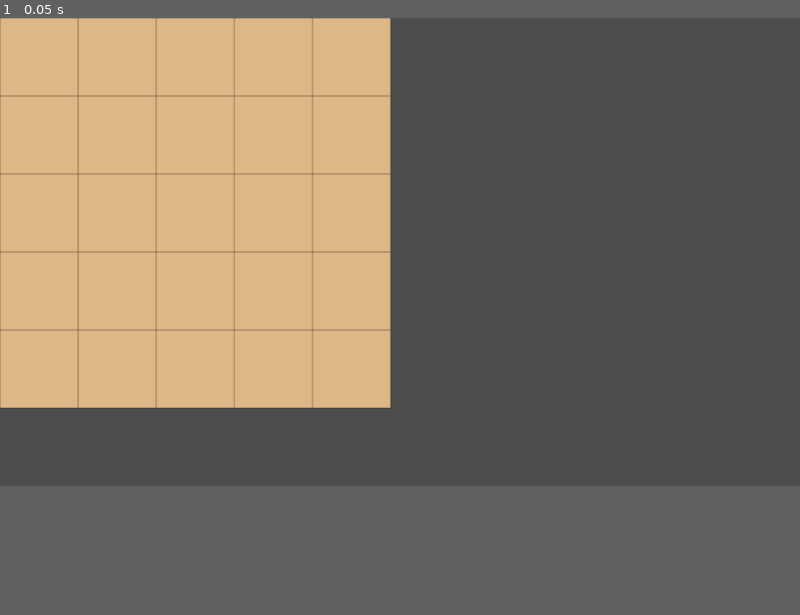
Above: before the commit, frame 1.
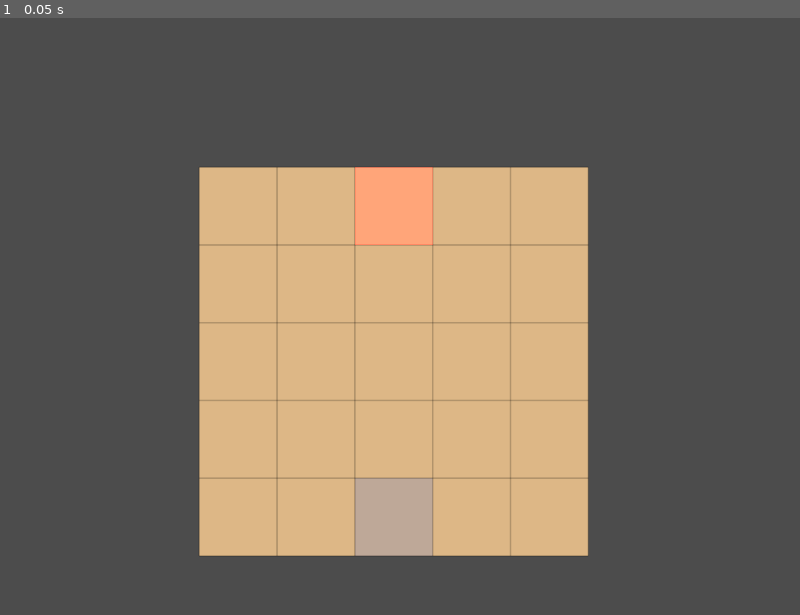
Above: after the commit, the same moment.

Repository: delington/Godot-Onitama
Game: Godot game, scene res://Game.tscn
Two runs of this game, one before a commit and one after it. Both use one fixed random seed, a clock stepped at 60 frames per second and the inputs below. Before the commit the project has no main scene; this scene is started directly in both runs.
Inputs:
- Up to frame 1 (0.05 s): no input
In our replay, the window is 800x468 before the commit and 800x597 after it. These sizes can differ from the game's own. Grey fills any space a smaller window leaves; there, only what the larger window draws over its background counts as a difference.

The runs differ from the first frame. In frame 1, 46% of the frame differs, in the area x 0-74%, y 0-91%.

Commit message:
Game.tscn: - draw players sanctuaries, --- - add master and student sprites as scenes - make screen bigger (108x768)

Diff:
--- a/Game.tscn
+++ b/Game.tscn
@@ -5,6 +5,7 @@
 [ext_resource path="res://grid/GridVisualizer.gd" type="Script" id=3]
 
 [node name="Node2D" type="Node2D"]
+position = Vector2( 256, 192 )
 
 [node name="Grid" type="TileMap" parent="."]
 unique_name_in_owner = true
--- /dev/null
+++ b/Master.tscn
@@ -0,0 +1,8 @@
+[gd_scene load_steps=2 format=2]
+
+[ext_resource path="res://master.png" type="Texture" id=1]
+
+[node name="Node2D" type="Node2D"]
+
+[node name="Master" type="Sprite" parent="."]
+texture = ExtResource( 1 )
--- /dev/null
+++ b/Student.tscn
@@ -0,0 +1,9 @@
+[gd_scene load_steps=2 format=2]
+
+[ext_resource path="res://student.png" type="Texture" id=1]
+
+[node name="Node2D" type="Node2D"]
+
+[node name="Student" type="Sprite" parent="."]
+scale = Vector2( 0.8, 0.8 )
+texture = ExtResource( 1 )
--- a/grid/GridVisualizer.gd
+++ b/grid/GridVisualizer.gd
@@ -3,22 +3,29 @@
 const BACKGROUND_COLOR = Color.burlywood
 const LINE_COLOR = Color(0, 0, 0, 0.2)
 const LINE_WIDTH = 2
-
+const RED_PLAYER_SENTRY_COLOR = Color(204, 0, 0, 0.1)
+const BLUE_PLAYER_SENTRY_COLOR = Color( 0.254902, 0.411765, 0.882353, 0.2 )
 onready var grid = $"%Grid"
 
 func _ready():
-	#modulate = Color.burlywood
 	pass
 
 func _draw():
 	#var window_size = OS.get_window_size()
 	draw_background()
+	draw_player_sanctuary(Vector2(2, 0), RED_PLAYER_SENTRY_COLOR)
+	draw_player_sanctuary(Vector2(2, 4), BLUE_PLAYER_SENTRY_COLOR)
 	draw_columns()
 	draw_rows()
 
 func draw_background():
 	var grid_size = grid.grid_size.x * grid.tile_size.x
 	draw_rect(Rect2(grid.position, Vector2(grid_size, grid_size)), BACKGROUND_COLOR, true)
+
+func draw_player_sanctuary(grid_position: Vector2, color: Color):
+	var position = grid.map_to_world(grid_position)
+	var size = grid.tile_size.x
+	draw_rect(Rect2(position, Vector2(size, size)), color)
 
 func draw_columns():
 	for x in range(grid.grid_size.x + 1):
--- a/project.godot
+++ b/project.godot
@@ -11,7 +11,13 @@
 [application]
 
 config/name="Onitama"
+run/main_scene="res://Game.tscn"
 config/icon="res://icon.png"
+
+[display]
+
+window/size/width=1028
+window/size/height=768
 
 [gui]
 
Binary file added: master.png
Binary file added: student.png
